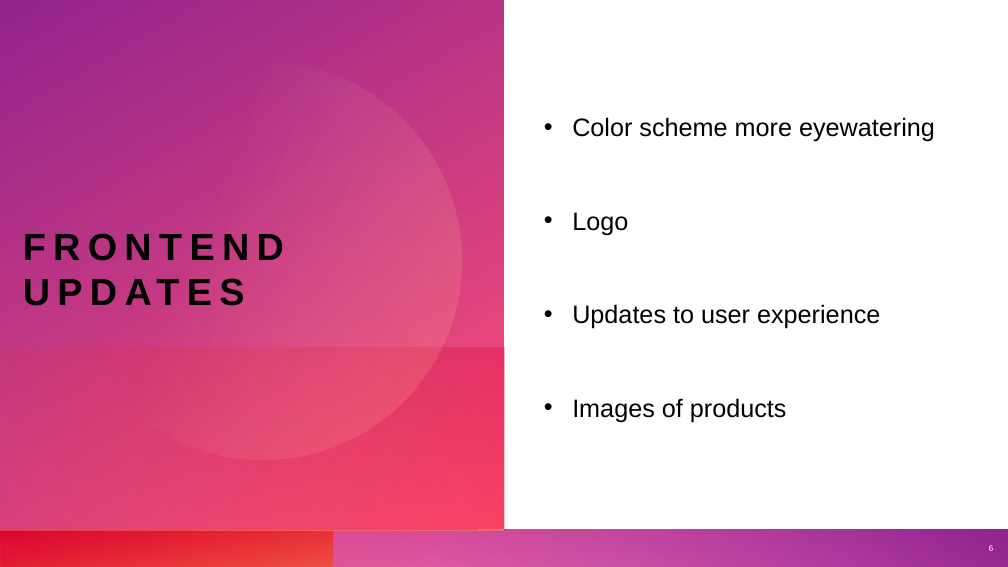
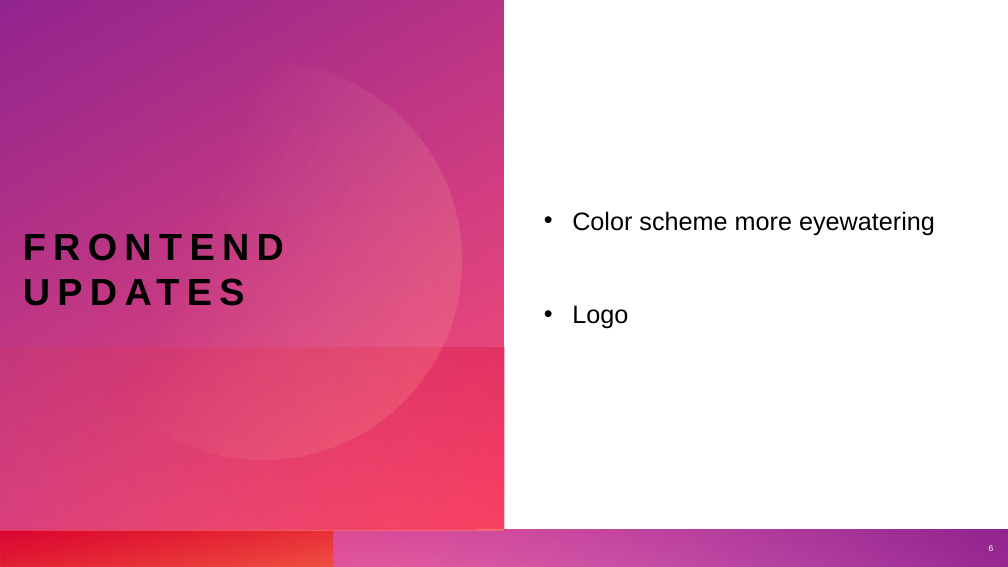
Before and after one commit to cart7982/CaravanSeraiCS360, a slide deck: slide 6 of Presentations/Caravanserai - Phase 3.pptx. Drawn at 1008x567 pixels with LibreOffice and Linux fonts; fonts in the diff are those of the drawing. Boxes give left, top, right and bottom in pixels: in the first picture for what was removed or moved away, otherwise in the second. Text is boxed around its words. In the diff, an @@ line names an element or a change of style, - is before the commit and + after.

```diff
--- a/Presentations/Caravanserai - Phase 3.pptx
+++ b/Presentations/Caravanserai - Phase 3.pptx
@@ text at <box>572,304,880,423</box>: paragraphs removed @@
-• Updates to user experience
-• Images of products
```
Also in this commit, not shown: 2 other slides changed, 1 other file.
